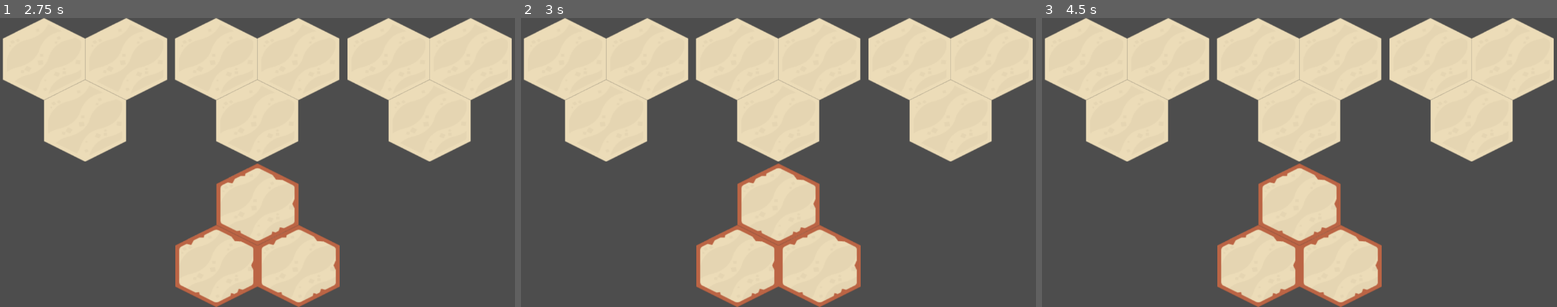
Above: before the commit, frames 1-3 (left to right).
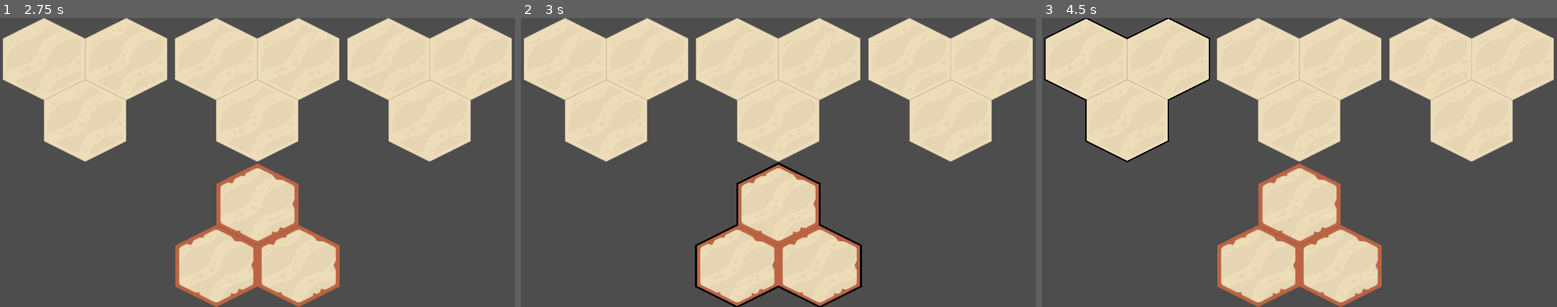
Above: after the commit, the same moments.

Repository: MagnusLucas/Dungeon-Boarder
Game: Godot game, scene res://scenes/tavern/tavern.tscn
The game is run twice, just before and just after one commit, with the same random seed, the same clock (stepped at 60 frames per second) and the same inputs. The project has no main scene, so this scene is started directly.
Inputs (mouse positions are in pixels of both pictures, inside the frame that each line leads up to):
- Up to frame 1 (2.75 s): tap Enter at 0.5, 2 s; move the mouse to (216, 162) at 0.52 s; tap Space at 1.25 s; move the mouse to (175, 226) at 2.02 s
- Up to frame 2 (3 s): tap Space at 2.75 s; move the mouse to (778, 226) at 2.77 s
- Up to frame 3 (4.5 s): tap Enter at 3.5 s; move the mouse to (1454, 205) at 3.52 s; tap Space at 4.25 s; move the mouse to (1145, 119) at 4.27 s

Frame 1 is identical in both runs. In frame 2, 0.8% of the frame differs, in the area x 33-67%, y 49-100%; in frame 3, 0.6%.

Commit message:
Made mouse over character work in tavern

Diff:
--- a/scenes/character/character.gd
+++ b/scenes/character/character.gd
@@ -9,7 +9,6 @@
 
 
 func _on_collider_mouse_entered() -> void:
-	print("draw!")
 	var boarder_drawer := BoarderDrawer.new(character_data.shape, size)
 	add_child(boarder_drawer)
 	collider.mouse_exited.connect(boarder_drawer.queue_free)
--- a/scenes/tavern/tavern.tscn
+++ b/scenes/tavern/tavern.tscn
@@ -22,6 +22,7 @@
 anchor_bottom = 1.0
 grow_horizontal = 2
 grow_vertical = 2
+mouse_filter = 2
 theme_override_styles/panel = SubResource("StyleBoxEmpty_oo35x")
 
 [node name="VBoxContainer" type="VBoxContainer" parent="." unique_id=498302665]
